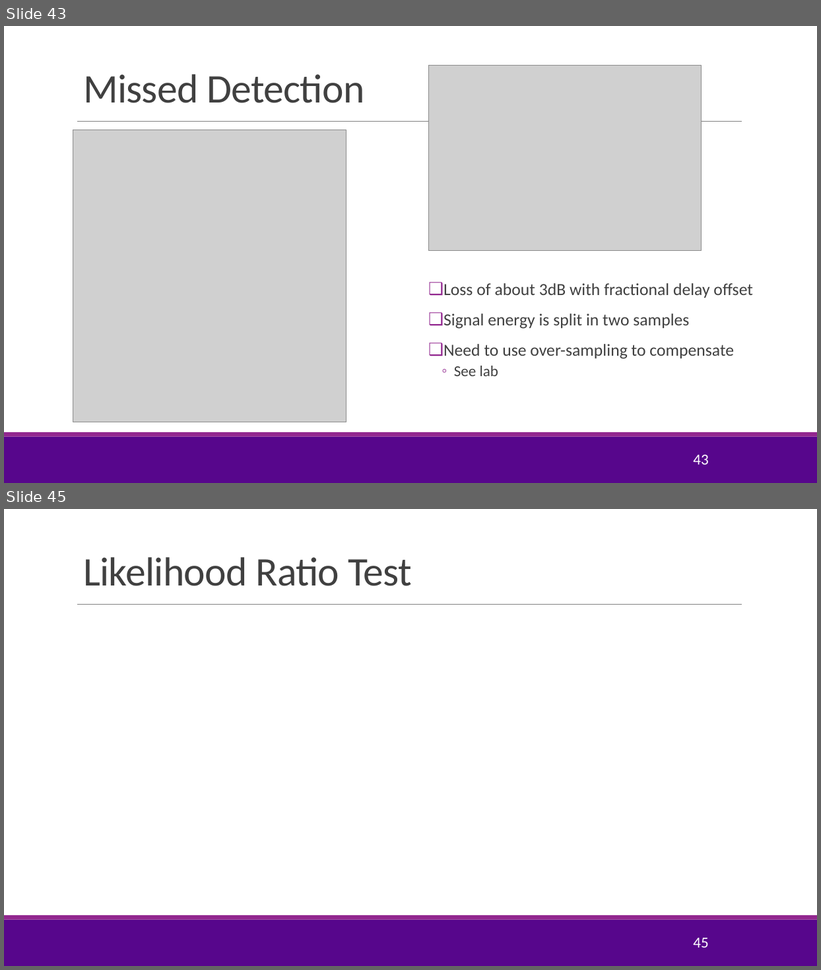
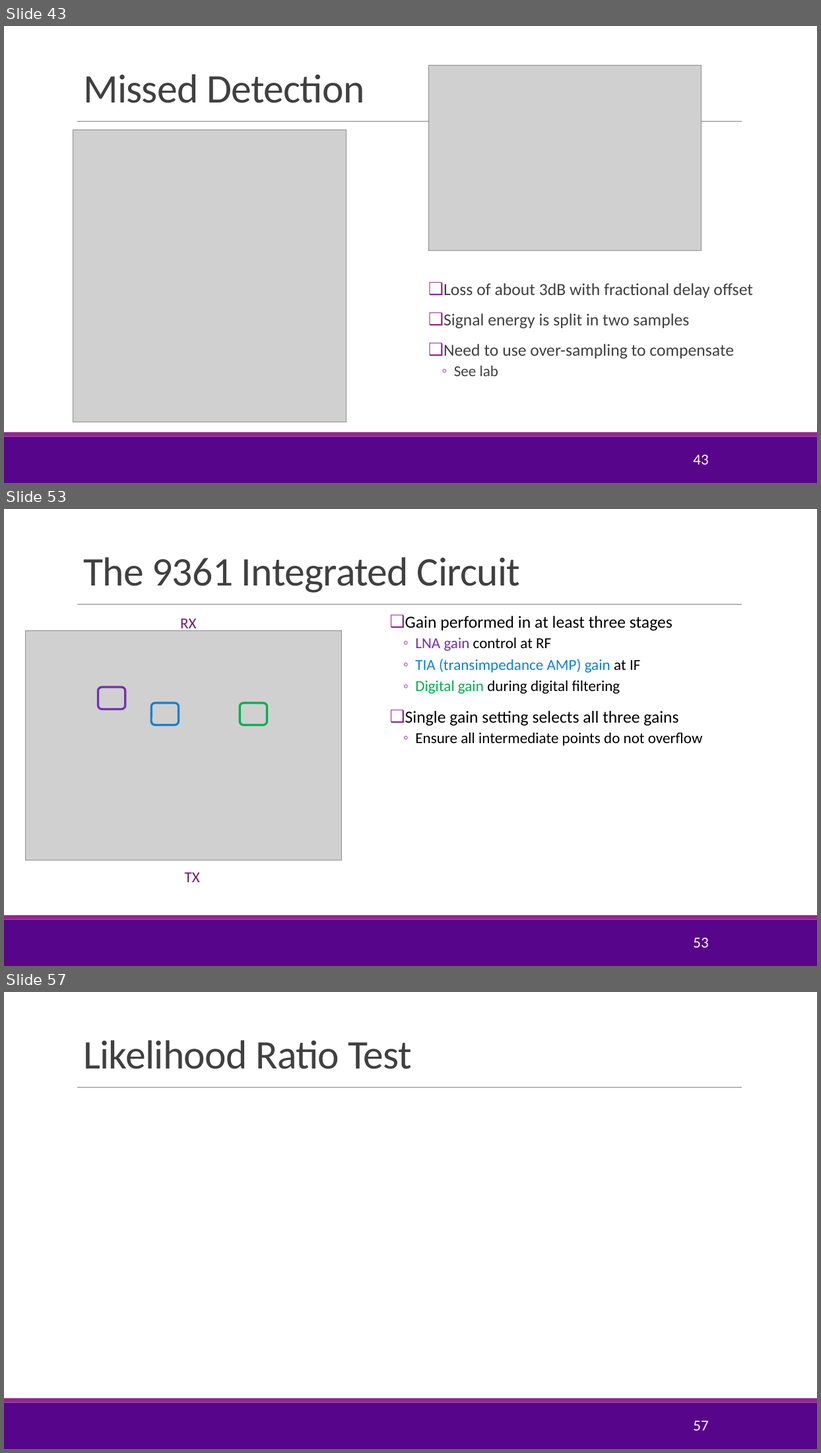
Before and after one commit to sdrangan/digitalcomm, a slide deck: Lectures/Unit07_Sync.pptx. Shown one above the other, each under a label of ours: slides 43 and 45 before the commit, slides 43, 53 and 57 after it; the slides between them are not shown. The pictures are 821x970 and 821x1453 pixels, drawn with LibreOffice and Linux fonts; fonts in the diff are those of the drawing; grey boxes stand for pictures; background and template pictures are left out. Boxes give left, top, right and bottom in pixels: in the first picture for what was removed or moved away, otherwise in the second. Text is boxed around its words. In the diff, an @@ line names an element or a change of style, - is before the commit and + after.

```diff
--- a/Lectures/Unit07_Sync.pptx
+++ b/Lectures/Unit07_Sync.pptx
@@ slide 53 added at [4,509,817,966], background #FFFFFF; not listed: 3 template elements that a slide beside it also shows @@
@@ title added at [83,557,521,593], 48 pt, text #404040 @@
+The 9361 Integrated Circuit
@@ text added at [180,619,197,633], 18 pt, text #6D1D6B @@
+RX
@@ text added at [405,616,703,746], 18 pt, text #000000 @@
+❑ Gain performed in at least three stages
+  ◦ LNA gain control at RF
+  ◦ TIA (transimpedance AMP) gain at IF
+  ◦ Digital gain during digital filtering
+❑ Single gain setting selects all three gains
+  ◦ Ensure all intermediate points do not overflow
@@ picture added at [25,630,342,860] @@
@@ rounded rectangle added at [98,687,125,709], outline #762EB1 2.5 pt @@
@@ rounded rectangle added at [152,703,179,725], outline #1480D1 2.5 pt @@
@@ rounded rectangle added at [240,703,267,725], outline #00B050 2.5 pt @@
@@ text added at [185,873,200,883], 18 pt, text #6D1D6B @@
+TX
@@ page number added at [693,938,708,948], 18 pt, text #FFFFFF @@
+53
@@ what was slide 45 is now slide 57 @@
@@ page number at [693,1421,708,1431]: text changed @@
-45
+57
```
Also in this commit, not shown: 5 slides changed, 11 other slides added, 3 other files.
